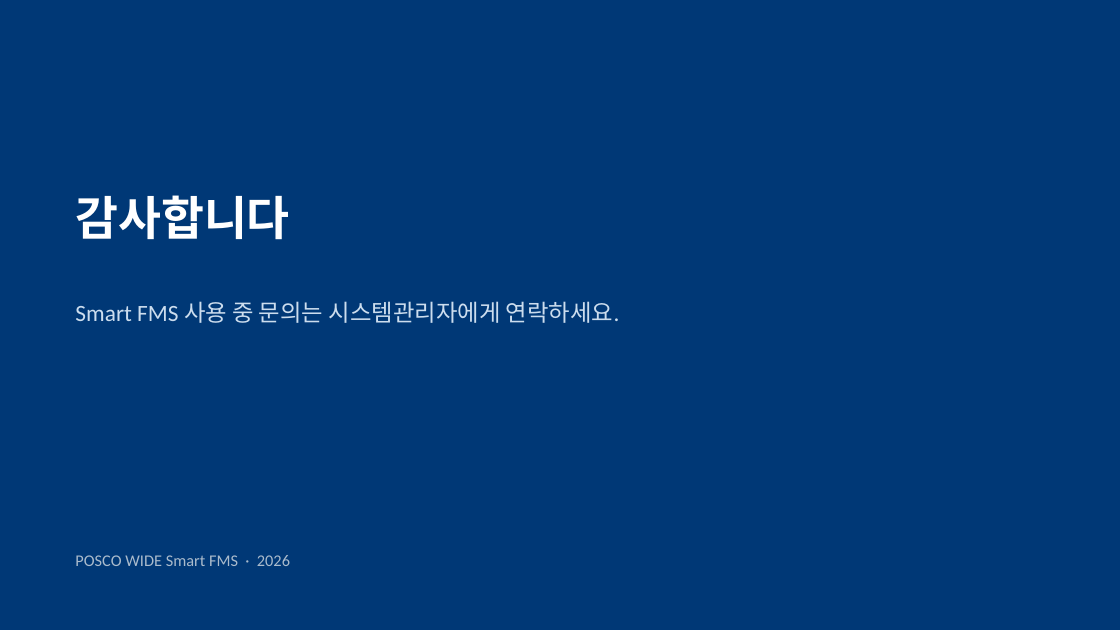
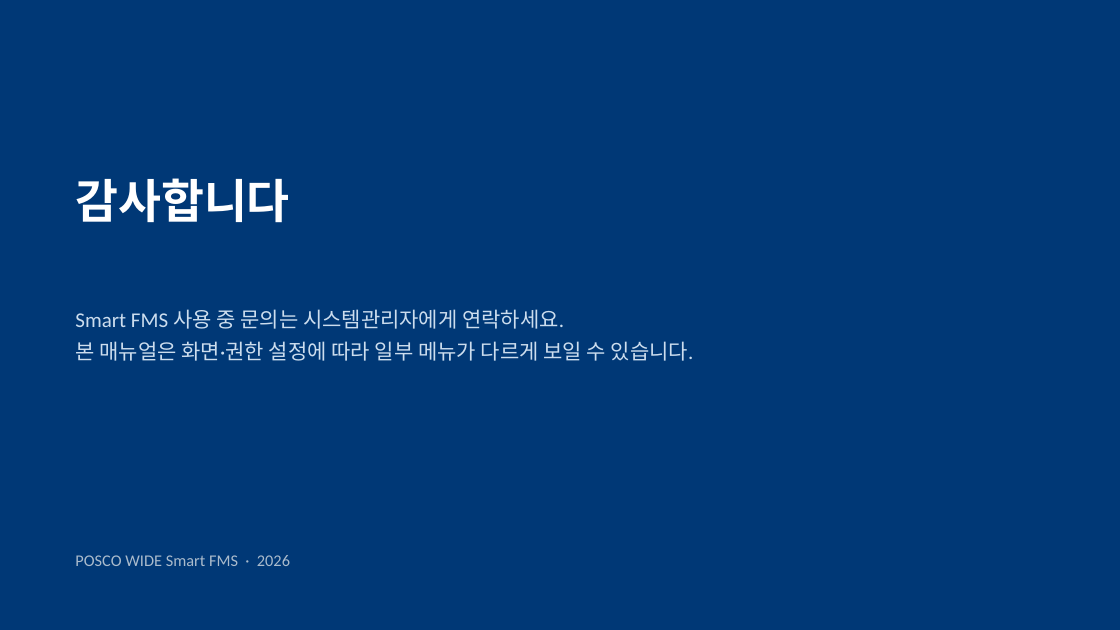
Before and after one commit to hongkiryong-ux/smart-fms, a slide deck: slide 14 of docs/Smart_FMS_사용매뉴얼.pptx (slide 29 before the commit). Drawn at 1120x630 pixels with LibreOffice and Linux fonts; fonts in the diff are those of the drawing. Boxes give left, top, right and bottom in pixels: in the first picture for what was removed or moved away, otherwise in the second. Text is boxed around its words. In the diff, an @@ line names an element or a change of style, - is before the commit and + after.

```diff
--- a/docs/Smart_FMS_사용매뉴얼.pptx
+++ b/docs/Smart_FMS_사용매뉴얼.pptx
@@ text "감사합니다": place and size @@
-text "감사합니다" at box(75, 195, 289, 240)
+text "감사합니다" at box(75, 178, 289, 223)
@@ text "Smart FMS 사용 중 문의는 ...": place and size @@
-text "Smart FMS 사용 중 문의는 ..." at box(75, 301, 620, 323)
+text "Smart FMS 사용 중 문의는 ..." at box(75, 309, 694, 361)
@@ text at box(75, 309, 564, 329): size 20 to 18 pt in "Smart FMS 사용 중 문의는 시스템관리자에게 연락하세요."; more space between paragraphs @@
@@ text at box(75, 341, 694, 361): paragraph added @@
+본 매뉴얼은 화면·권한 설정에 따라 일부 메뉴가 다르게 보일 수 있습니다.
```
Also in this commit, not shown: 9 other slides changed, 4 slides added, 19 slides removed, 1 other file.
